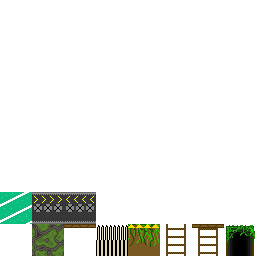
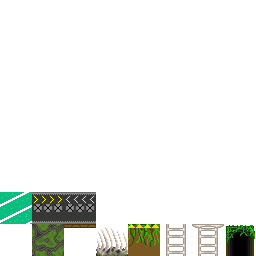
Two versions of the same layered image (256px x 256px). Layer-by-layer changes:
added group "Kevin's" with 4 layers above "Clayton's" over (96, 224, 224, 256)
added layer "Spikes" in group "Kevin's" over (96, 227, 128, 256)
added layer "tile_ladder_forest" in group "Kevin's" over (166, 224, 186, 256)
added layer "tile_ladderPlatform_forest" in group "Kevin's" over (192, 224, 224, 256)
added group "Clayton's" with 10 layers above "Layer 2" over (96, 224, 224, 256)
hid "Layer 1", moved it into group "Clayton's" over (96, 225, 128, 256)
hid "Ladder-OneWay", moved it into group "Clayton's" over (192, 224, 224, 256)
hid "Ladder", moved it into group "Clayton's" over (166, 224, 186, 256)
